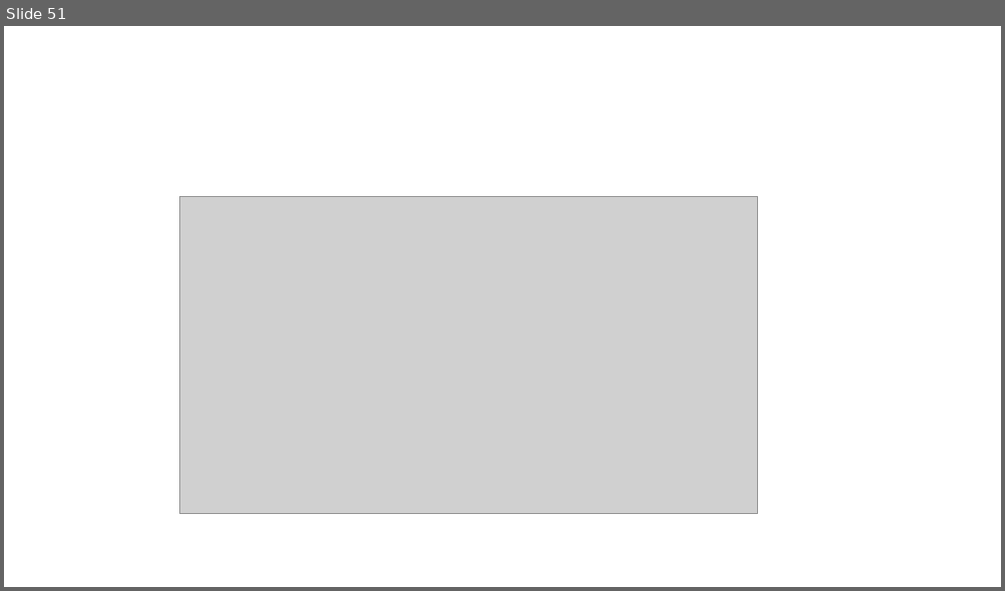
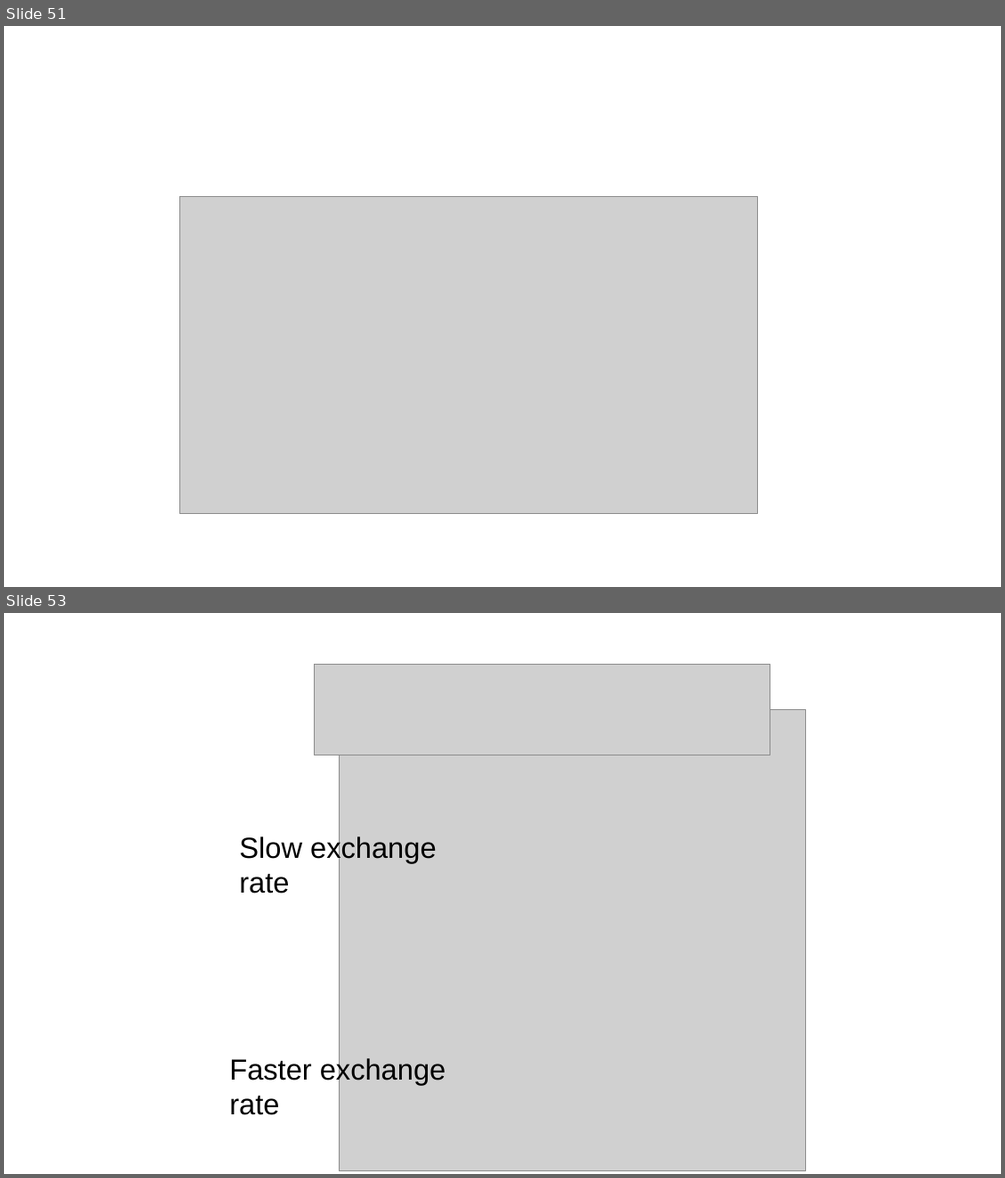
Before and after one commit to AIPotapov/NMR_lectures_tex, a slide deck: figures/pics for NMR lectures.pptx. Shown one above the other, each under a label of ours: slide 51 before the commit, slides 51 and 53 after it; the slides between them are not shown. The pictures are 1005x591 and 1005x1178 pixels, drawn with LibreOffice and Linux fonts; fonts in the diff are those of the drawing; grey boxes stand for pictures. Boxes give left, top, right and bottom in pixels: in the first picture for what was removed or moved away, otherwise in the second. Text is boxed around its words. In the diff, an @@ line names an element or a change of style, - is before the commit and + after.

```diff
--- a/figures/pics for NMR lectures.pptx
+++ b/figures/pics for NMR lectures.pptx
@@ slide 53 added at (4, 613, 1001, 1174), background #FFFFFF @@
@@ group added at (229, 665, 806, 1171): 2 pictures, 2 texts @@
+Slow exchange
+rate
+Faster exchange
+rate
```
Also in this commit, not shown: 2 other slides added, 16 other files.
